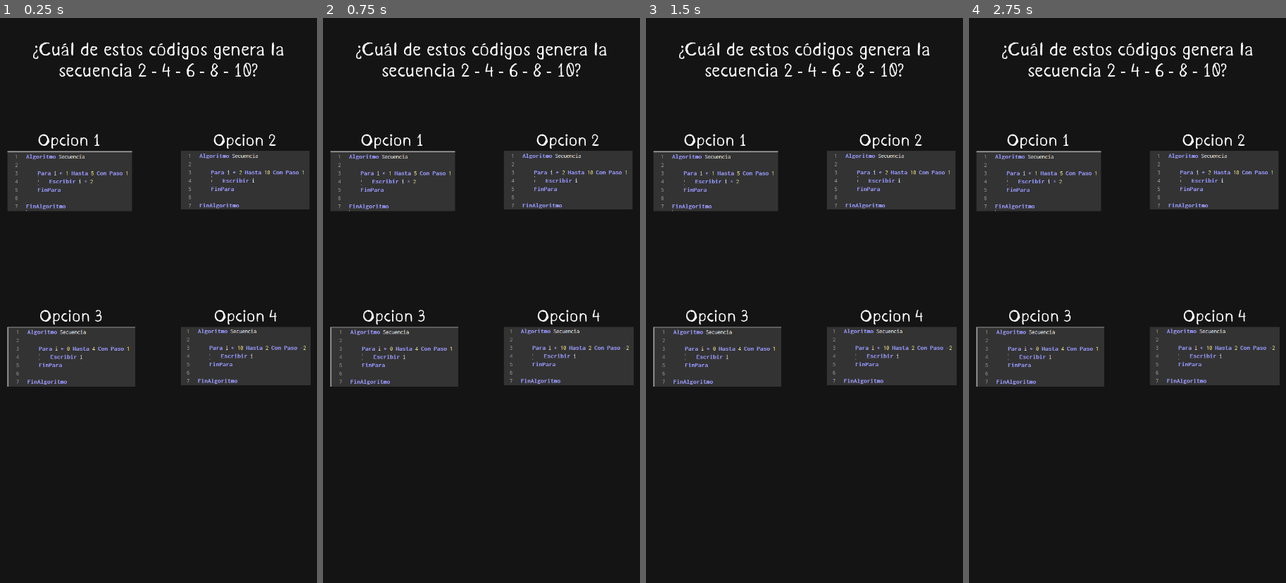
Above: before the commit, frames 1-4 (left to right).
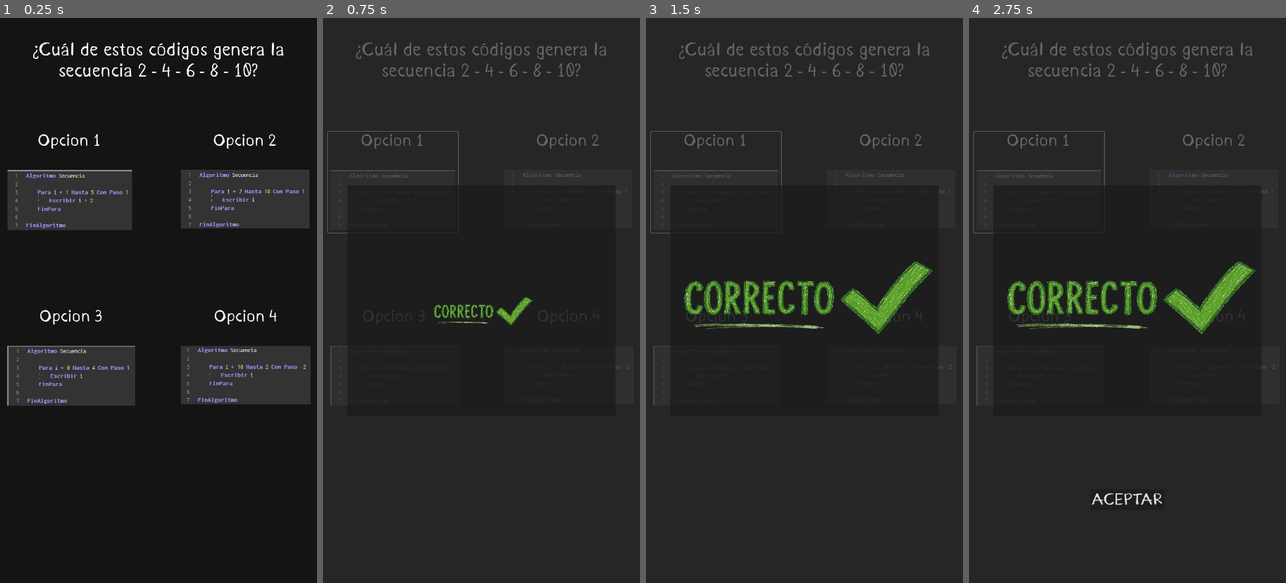
Above: after the commit, the same moments.

Repository: ToroGames34/Prog-Game
Game: Godot game, scene res://LevelTemplate/level_template.tscn
The game is run twice, just before and just after one commit, with the same random seed, the same clock (stepped at 60 frames per second) and the same inputs. Before the commit the project has no main scene; this scene is started directly in both runs.
Inputs (mouse positions are in pixels of both pictures, inside the frame that each line leads up to):
- Up to frame 1 (0.25 s): no input
- Up to frame 2 (0.75 s): click (392, 181) at 0.52 s
- Up to frame 3 (1.5 s): click (715, 181) at 1.27 s
- Up to frame 4 (2.75 s): click (1038, 181) at 2.02 s

The runs differ from the first frame. In frame 1, 13% of the frame differs, in the area x 2-98%, y 23-69%; in frame 2, 4.9%; in frame 3, 7.3%; in frame 4, 7.5%.

Commit message:
logic of the game added and working (questions and answer working even answer screen)

Diff:
--- a/LevelTemplate/level_template.gd
+++ b/LevelTemplate/level_template.gd
@@ -1 +1,81 @@
 extends Node2D
+
+
+@onready var LabelMainQuest: Label = $ControlObjs/LabelQuestions/LabelQuest
+@onready var ImgQ1: TextureRect = $ControlObjs/ImgAnswers/GridContainer/ImgOption1/VBoxContainer/Img
+@onready var ImgQ2: TextureRect = $ControlObjs/ImgAnswers/GridContainer/ImgOption2/VBoxContainer/Img
+@onready var ImgQ3: TextureRect = $ControlObjs/ImgAnswers/GridContainer/ImgOption3/VBoxContainer/Img
+@onready var ImgQ4: TextureRect = $ControlObjs/ImgAnswers/GridContainer/ImgOption4/VBoxContainer/Img
+
+@onready var respons_screen: Control = $CanvasLayer/ResponsScreen
+
+var DicQuestion1: Dictionary = {
+	"Question": "¿Cuál de estos códigos genera la secuencia 2 - 4 - 6 - 8 - 10?",
+	"Img1": load("res://Assets/2 - 4 - 6 - 8 - 10/Screenshot 2025-08-22 173045.png"),
+	"Img2": load("res://Assets/2 - 4 - 6 - 8 - 10/Screenshot 2025-08-22 173126.png"),
+	"Img3": load("res://Assets/2 - 4 - 6 - 8 - 10/Screenshot 2025-08-22 173145.png"),
+	"Img4": load("res://Assets/2 - 4 - 6 - 8 - 10/Screenshot 2025-08-22 173213.png"),
+	"QCorrect": "Op1"
+}
+
+var CorrectAsw: String
+var UserRespond: String
+var CanRespondOneTime: bool = true
+
+
+func _ready() -> void:
+	respons_screen.ResetPanel()
+
+	LoadQuestions(DicQuestion1)#Take out later
+
+
+func LoadQuestions(dicQ: Dictionary) -> void:
+	LabelMainQuest.text = dicQ.Question
+	ImgQ1.texture = dicQ.Img1
+	ImgQ2.texture = dicQ.Img2
+	ImgQ3.texture = dicQ.Img3
+	ImgQ4.texture = dicQ.Img4
+	CorrectAsw = dicQ.QCorrect
+
+
+func _on_button_pressed_Op1() -> void:
+	CheckCorrectAnws("Op1")
+	print("op1")
+
+
+func _on_button_pressed_Op2() -> void:
+	CheckCorrectAnws("Op2")
+	print("Op2")
+
+
+func _on_button_pressed_Op3() -> void:
+	CheckCorrectAnws("Op3")
+	print("Op3")
+
+
+func _on_button_pressed_Op4() -> void:
+	CheckCorrectAnws("Op4")
+	print("Op4")
+
+
+func CheckCorrectAnws(respon: String) -> void:
+	if CanRespondOneTime:
+		CanRespondOneTime = false
+		UserRespond = respon
+
+		if UserRespond == CorrectAsw:
+			ShowCorrectAnim()
+		else:
+			ShowIncorrectAnim()
+
+
+func ShowCorrectAnim() -> void:
+	respons_screen.ShowAnwer(1)
+
+
+func ShowIncorrectAnim() -> void:
+	respons_screen.ShowAnwer(0)
+
+
+func _on_respons_screen_accept() -> void:
+	CanRespondOneTime = true
--- a/LevelTemplate/level_template.tscn
+++ b/LevelTemplate/level_template.tscn
@@ -6,6 +6,7 @@
 [ext_resource type="Texture2D" uid="uid://bw2owivpdleag" path="res://Assets/2 - 4 - 6 - 8 - 10/Screenshot 2025-08-22 173126.png" id="3_lw321"]
 [ext_resource type="Texture2D" uid="uid://8dgqoixt2alr" path="res://Assets/2 - 4 - 6 - 8 - 10/Screenshot 2025-08-22 173145.png" id="4_0k4pj"]
 [ext_resource type="Texture2D" uid="uid://x7pmp5vlm7jh" path="res://Assets/2 - 4 - 6 - 8 - 10/Screenshot 2025-08-22 173213.png" id="5_cn8h2"]
+[ext_resource type="PackedScene" uid="uid://cdmkhs1e1t270" path="res://ResponsScreen/respons_screen.tscn" id="7_0k4pj"]
 
 [node name="LevelTemplate" type="Node2D"]
 script = ExtResource("1_lw321")
@@ -84,6 +85,7 @@
 layout_mode = 0
 offset_right = 40.0
 offset_bottom = 40.0
+theme_override_constants/separation = 50
 
 [node name="LabelInfo" type="Label" parent="ControlObjs/ImgAnswers/GridContainer/ImgOption1/VBoxContainer"]
 layout_mode = 2
@@ -97,6 +99,17 @@
 texture = ExtResource("2_hyjmn")
 stretch_mode = 4
 
+[node name="Button" type="Button" parent="ControlObjs/ImgAnswers/GridContainer/ImgOption1"]
+layout_mode = 2
+offset_left = -6.0
+offset_right = 309.0
+offset_bottom = 244.0
+grow_horizontal = 2
+grow_vertical = 2
+size_flags_horizontal = 4
+size_flags_vertical = 4
+flat = true
+
 [node name="ImgOption2" type="Control" parent="ControlObjs/ImgAnswers/GridContainer"]
 layout_mode = 2
 
@@ -104,6 +117,7 @@
 layout_mode = 0
 offset_right = 40.0
 offset_bottom = 40.0
+theme_override_constants/separation = 50
 
 [node name="LabelInfo" type="Label" parent="ControlObjs/ImgAnswers/GridContainer/ImgOption2/VBoxContainer"]
 layout_mode = 2
@@ -116,6 +130,17 @@
 layout_mode = 2
 texture = ExtResource("3_lw321")
 
+[node name="Button" type="Button" parent="ControlObjs/ImgAnswers/GridContainer/ImgOption2"]
+layout_mode = 0
+offset_left = -6.0
+offset_right = 309.0
+offset_bottom = 244.0
+grow_horizontal = 2
+grow_vertical = 2
+size_flags_horizontal = 4
+size_flags_vertical = 4
+flat = true
+
 [node name="ImgOption3" type="Control" parent="ControlObjs/ImgAnswers/GridContainer"]
 layout_mode = 2
 
@@ -123,6 +148,7 @@
 layout_mode = 0
 offset_right = 40.0
 offset_bottom = 40.0
+theme_override_constants/separation = 50
 
 [node name="LabelInfo" type="Label" parent="ControlObjs/ImgAnswers/GridContainer/ImgOption3/VBoxContainer"]
 layout_mode = 2
@@ -135,6 +161,17 @@
 layout_mode = 2
 texture = ExtResource("4_0k4pj")
 
+[node name="Button" type="Button" parent="ControlObjs/ImgAnswers/GridContainer/ImgOption3"]
+layout_mode = 0
+offset_left = -6.0
+offset_right = 309.0
+offset_bottom = 244.0
+grow_horizontal = 2
+grow_vertical = 2
+size_flags_horizontal = 4
+size_flags_vertical = 4
+flat = true
+
 [node name="ImgOption4" type="Control" parent="ControlObjs/ImgAnswers/GridContainer"]
 layout_mode = 2
 
@@ -142,6 +179,7 @@
 layout_mode = 0
 offset_right = 40.0
 offset_bottom = 40.0
+theme_override_constants/separation = 50
 
 [node name="LabelInfo" type="Label" parent="ControlObjs/ImgAnswers/GridContainer/ImgOption4/VBoxContainer"]
 layout_mode = 2
@@ -153,3 +191,24 @@
 [node name="Img" type="TextureRect" parent="ControlObjs/ImgAnswers/GridContainer/ImgOption4/VBoxContainer"]
 layout_mode = 2
 texture = ExtResource("5_cn8h2")
+
+[node name="Button" type="Button" parent="ControlObjs/ImgAnswers/GridContainer/ImgOption4"]
+layout_mode = 0
+offset_left = -6.0
+offset_right = 309.0
+offset_bottom = 244.0
+grow_horizontal = 2
+grow_vertical = 2
+size_flags_horizontal = 4
+size_flags_vertical = 4
+flat = true
+
+[node name="CanvasLayer" type="CanvasLayer" parent="."]
+
+[node name="ResponsScreen" parent="CanvasLayer" instance=ExtResource("7_0k4pj")]
+
+[connection signal="pressed" from="ControlObjs/ImgAnswers/GridContainer/ImgOption1/Button" to="." method="_on_button_pressed_Op1"]
+[connection signal="pressed" from="ControlObjs/ImgAnswers/GridContainer/ImgOption2/Button" to="." method="_on_button_pressed_Op2"]
+[connection signal="pressed" from="ControlObjs/ImgAnswers/GridContainer/ImgOption3/Button" to="." method="_on_button_pressed_Op3"]
+[connection signal="pressed" from="ControlObjs/ImgAnswers/GridContainer/ImgOption4/Button" to="." method="_on_button_pressed_Op4"]
+[connection signal="accept" from="CanvasLayer/ResponsScreen" to="." method="_on_respons_screen_accept"]
--- a/ResponsScreen/respons_screen.gd
+++ b/ResponsScreen/respons_screen.gd
@@ -1,18 +1,22 @@
 extends Control
+
+signal accept
 
 @onready var BG_mesage: ColorRect = $ColorRect
 @onready var CorrectImg: TextureRect = $ColorRect/Correct
 @onready var IncorrectImg: TextureRect = $ColorRect/Incorrect
 @onready var button_accept: Button = $ButtonAccept
+@onready var Bg: ColorRect = $BG
 
 var Message: Array
 
 func _ready() -> void:
+	visible = false
 	BG_mesage.visible = false
+	Bg.visible = false
 	Message = [IncorrectImg, CorrectImg]
 	ResetPanel()
 	button_accept.visible = false
-	ShowAnwer(1)
 
 
 func ShowAnwer(v: int) -> void:
@@ -26,7 +30,9 @@
 func AnimShowMessage(v: int) -> void:
 	var tween: Tween = get_tree().create_tween()
 
+	visible = true
 	var ImgAnwer: TextureRect = Message[v]
+	Bg.visible = true
 	BG_mesage.visible = true
 	ImgAnwer.visible = true
 	ImgAnwer.scale = Vector2(0.4, 0.4)
@@ -35,12 +41,14 @@
 
 	ShowButton()
 
-	await tween.tween_interval(8).finished
-	ResetPanel()
+	#await tween.tween_interval(8).finished
+	#ResetPanel()
 
 
 func ResetPanel() -> void:
+	visible = false
 	BG_mesage.visible = false
+	Bg.visible = false
 	for i: TextureRect in Message:
 		i.visible = false
 		i.scale = Vector2(0.4, 0.4)
@@ -54,3 +62,4 @@
 func _on_button_accept_pressed() -> void:
 	ResetPanel()
 	button_accept.visible = false
+	emit_signal("accept")
--- a/ResponsScreen/respons_screen.tscn
+++ b/ResponsScreen/respons_screen.tscn
@@ -14,6 +14,15 @@
 grow_vertical = 2
 script = ExtResource("1_kq3r0")
 
+[node name="BG" type="ColorRect" parent="."]
+layout_mode = 1
+anchors_preset = 15
+anchor_right = 1.0
+anchor_bottom = 1.0
+grow_horizontal = 2
+grow_vertical = 2
+color = Color(0.176471, 0.176471, 0.176471, 0.721569)
+
 [node name="ColorRect" type="ColorRect" parent="."]
 layout_mode = 1
 anchors_preset = 8
@@ -27,7 +36,7 @@
 offset_bottom = 278.5
 grow_horizontal = 2
 grow_vertical = 2
-color = Color(0.2, 0.2, 0.2, 0.690196)
+color = Color(0.099986, 0.099986, 0.099986, 0.690196)
 
 [node name="Correct" type="TextureRect" parent="ColorRect"]
 layout_mode = 1
--- a/project.godot
+++ b/project.godot
@@ -11,6 +11,7 @@
 [application]
 
 config/name="ProgGame"
+run/main_scene="uid://csli14h43cd68"
 config/features=PackedStringArray("4.4", "Forward Plus")
 config/icon="res://icon.svg"
 
Not shown: 1 places in LevelTemplate/level_template.tscn that only renumber resources
